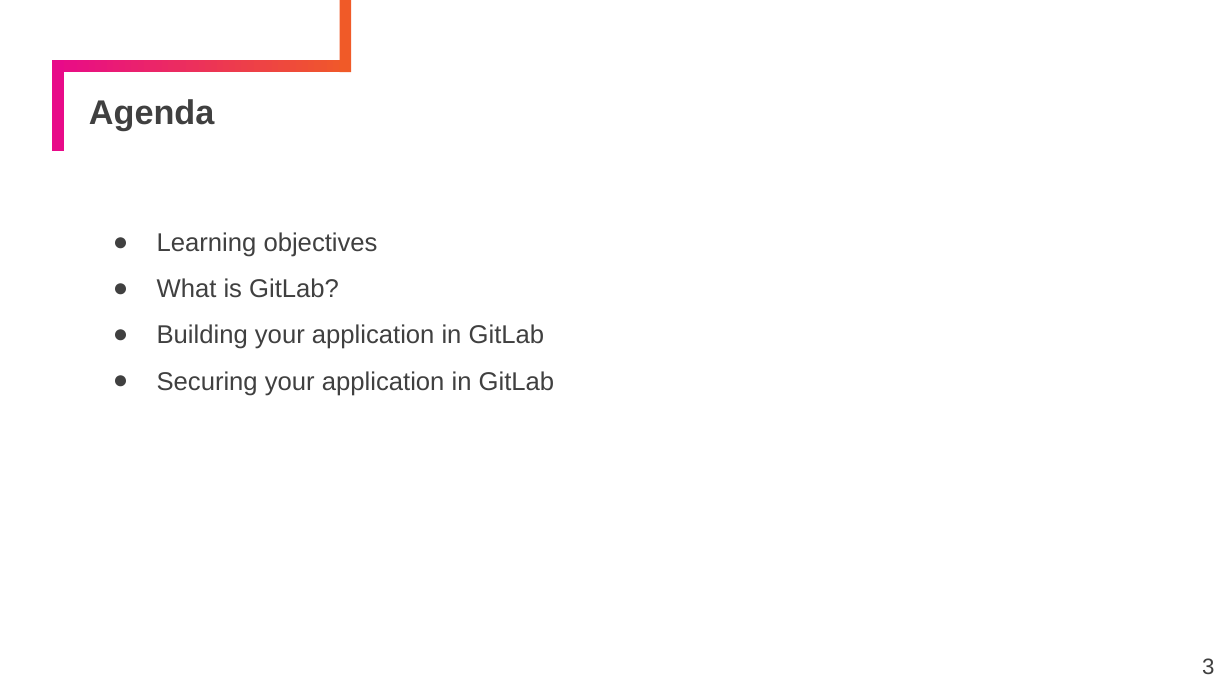
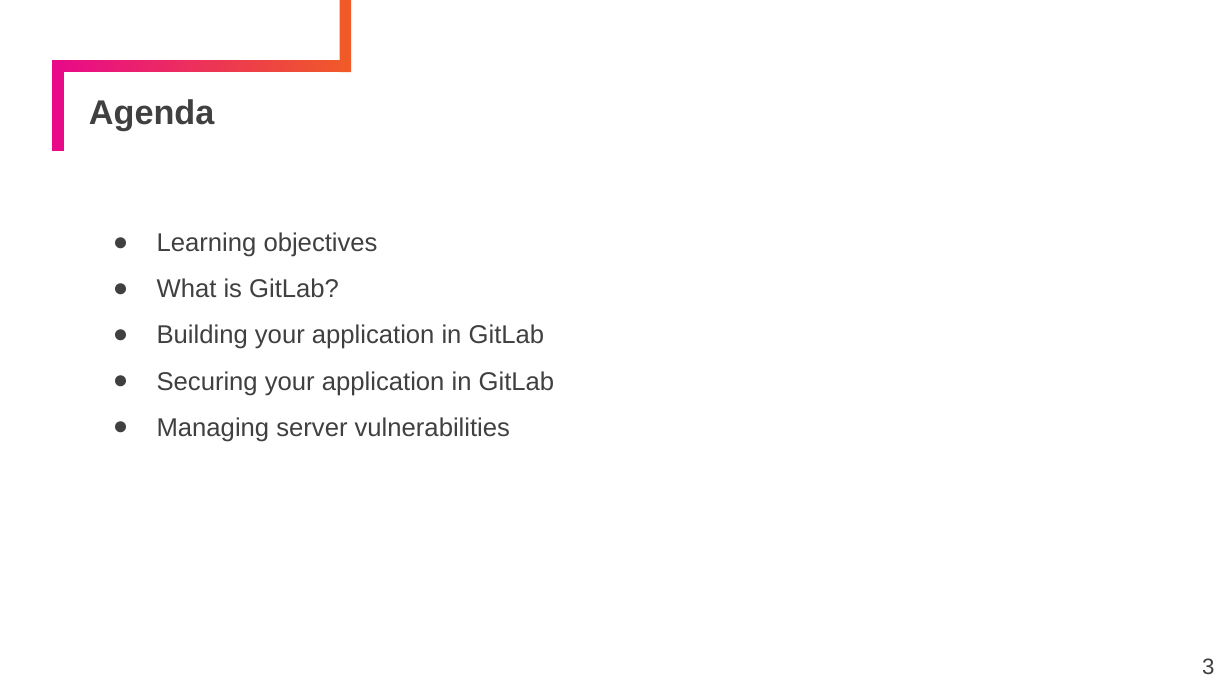
Before and after one commit to KernelGamut32/devsecops-agile-gitlab, a slide deck: slide 3 of gitlab/slides/GitLab.pptx. Drawn at 1232x693 pixels with LibreOffice and Linux fonts; fonts in the diff are those of the drawing. Boxes give left, top, right and bottom in pixels: in the first picture for what was removed or moved away, otherwise in the second. Text is boxed around its words. In the diff, an @@ line names an element or a change of style, - is before the commit and + after.

```diff
--- a/gitlab/slides/GitLab.pptx
+++ b/gitlab/slides/GitLab.pptx
@@ text at [157,417,510,442]: paragraph added @@
+● Managing server vulnerabilities
```
Also in this commit, not shown: 6 slides added, 3 other files.
